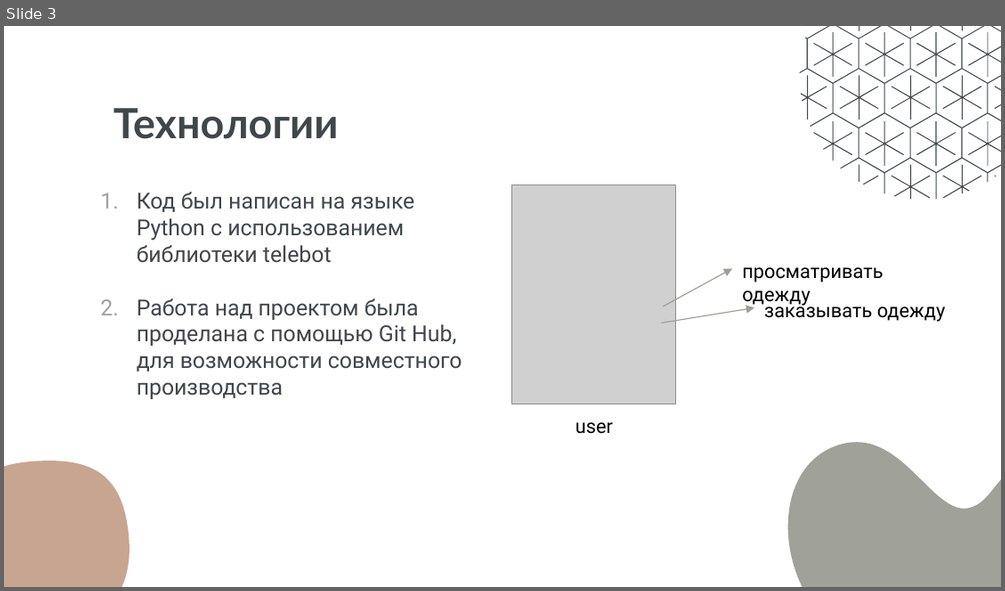
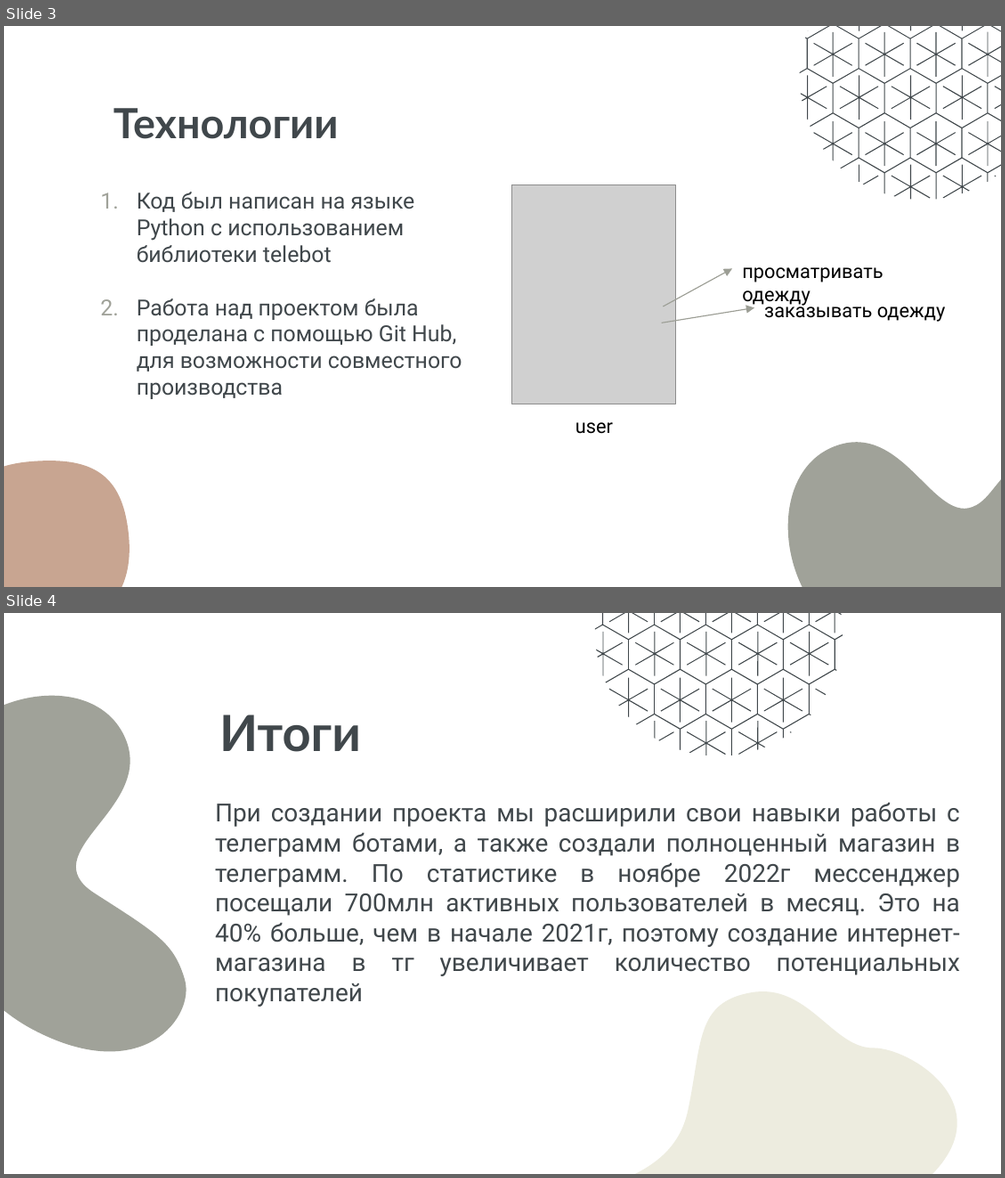
Before and after one commit to masshavorobeva/telegram_bot, a slide deck: к защите/ShirtsMaker.pptx. Shown one above the other, each under a label of ours: slide 3 before the commit, slides 3 and 4 after it. The pictures are 1005x591 and 1005x1178 pixels, drawn with LibreOffice and Linux fonts; fonts in the diff are those of the drawing; grey boxes stand for pictures. Boxes give left, top, right and bottom in pixels: in the first picture for what was removed or moved away, otherwise in the second. Text is boxed around its words. In the diff, an @@ line names an element or a change of style, - is before the commit and + after.

```diff
--- a/к защите/ShirtsMaker.pptx
+++ b/к защите/ShirtsMaker.pptx
@@ slide 4 added at [4, 613, 1001, 1174], background #FFFFFF @@
@@ freeform shape added at [4, 625, 321, 1103], fill #A0A299 @@
@@ text added at [219, 714, 361, 752], 36 pt, text #40474B, bold @@
+Итоги
@@ group added at [595, 613, 842, 755]: 21 freeform shapes @@
@@ subtitle added at [215, 802, 960, 1006], 18 pt, text #40474B @@
+При создании проекта мы расширили свои навыки работы с телеграмм ботами, а также создали полноценный магазин в телеграмм. По статистике в ноябре 2022г мессенджер посещали 700млн активных пользователей в месяц. Это на 40% больше, чем в начале 2021г, поэтому создание интернет-магазина в тг увеличивает количество потенциальных покупателей
@@ freeform shape added at [484, 893, 1001, 1174], fill #EDECDF @@
```
Also in this commit, not shown: 1 slide changed, 1 slide removed, 2 other files.
